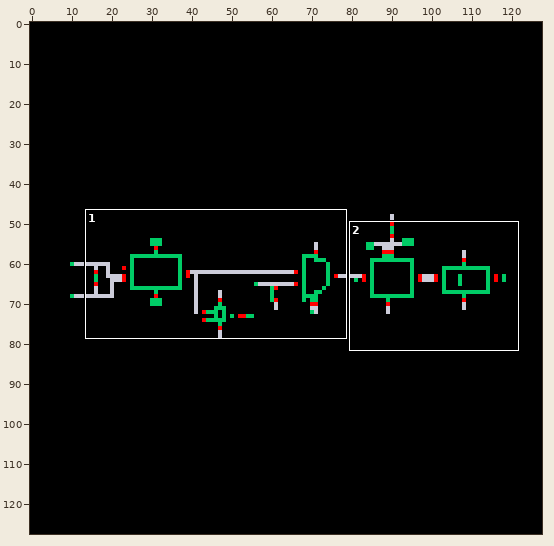
Sprite sheet -- tapeout_fullrate/toplevel_schematic/schematic/thumbnail_128x128.png. Above, an overview of the earlier version with the close-up marked.
Close-up. Old version:
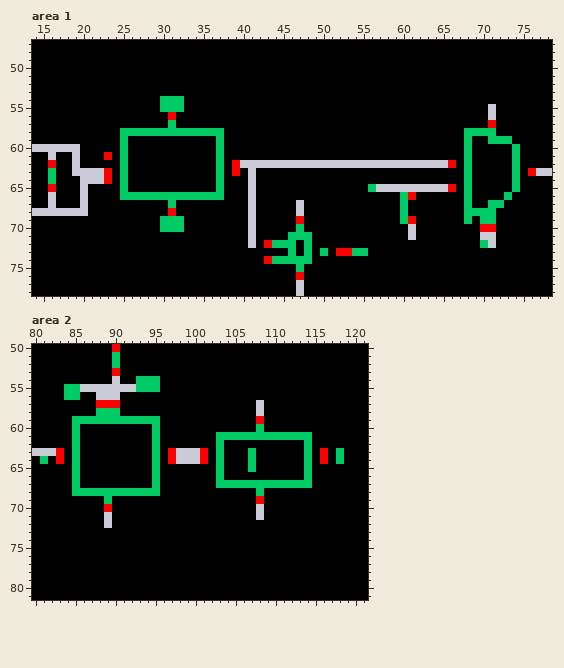
The file is 128x128 pixels. Shown: area 1: x 14..78, y 47..78; area 2: x 80..121, y 50..81.
The same view after the edit:
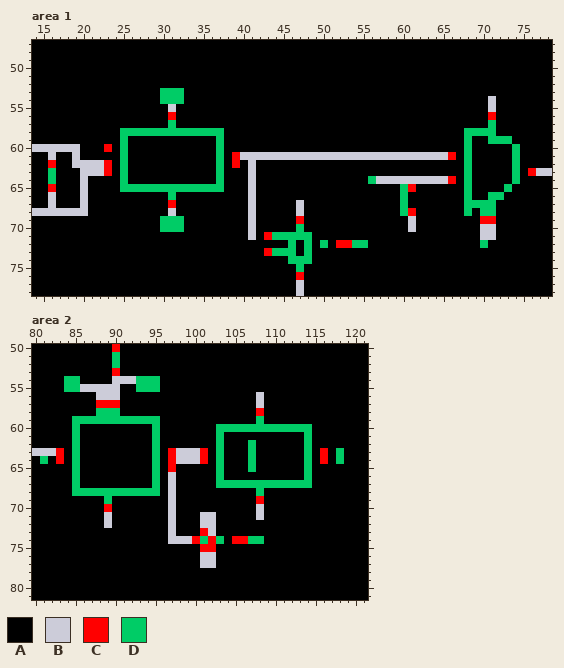
Palette (. is transparent): A #000000  B #ccccd9  C #ff0000  D #00cc66
The edit:
Changed rows in their new state; - is an unchanged pixel.
Area 1:
first column x 19:
53 -----------DDD------------------------------------------
54 ----------------------------------------------------B---
55 -----------ABA------------------------------------------
56 ----------------------------------------------------C---
57 ----------------------------------------------------D---
60 ----C---------------------------------------------------
61 ----A---------------CBBBBBBBBBBBBBBBBBBBBBBBBBBC--------
62 -BBBC----------------A-AAAAAAAAAAAAAAAAAAAAAAAAA--------
63 A-------------------A-----------------------------------
64 --AAA--------------------------------DBBBBBBBBBC--------
65 -------DDDDDDDDDDD-------------------AAAADCAAAAA------DA
66 ------AAAAAA-AAAAAA-----------------------A---------DDA-
67 ------------C-------------------------------------DD-A--
68 ------------B-----------------------------C-------A-----
69 -----------------------------------------AB------A-CC---
70 ---------------------------------------------------BB---
71 ------------------------CDD---------------A-------------
72 ----------------------A-AAA----D-CCDD---------------A---
73 ------------------------CDD----A-AAAA-------------------
74 ------------------------AAA-----------------------------
Area 2:
first column x 84:
54 DD-----BB----------------------
55 -------AA----------------------
56 AA----------------------B------
58 ------------------------C------
59 ------------------------D------
60 -------------------DDDDD-DDDDDD
61 --------------------AAAAAAAAAA-
62 -----------------------D-------
65 -------------C-----------------
66 -------------B-----------------
67 -------------B-----------------
68 -------------B-----------------
69 -------------B-----------------
70 -------------B-----------------
71 -------------B---BB------------
72 -------------B---BB------------
73 -------------B---CB------------
74 -------------BBBCDCD-CCDD------
75 -----------------CC------------
76 -----------------BB------------
77 -----------------BB------------
Changed places in both close-ups, as pixel boxes (x1, y1, x2, y2):
changed: (160, 88, 184, 112)
changed: (488, 96, 496, 128)
changed: (72, 144, 520, 264)
changed: (64, 376, 80, 400)
changed: (120, 376, 136, 392)
changed: (216, 392, 312, 448)
changed: (168, 464, 264, 568)
